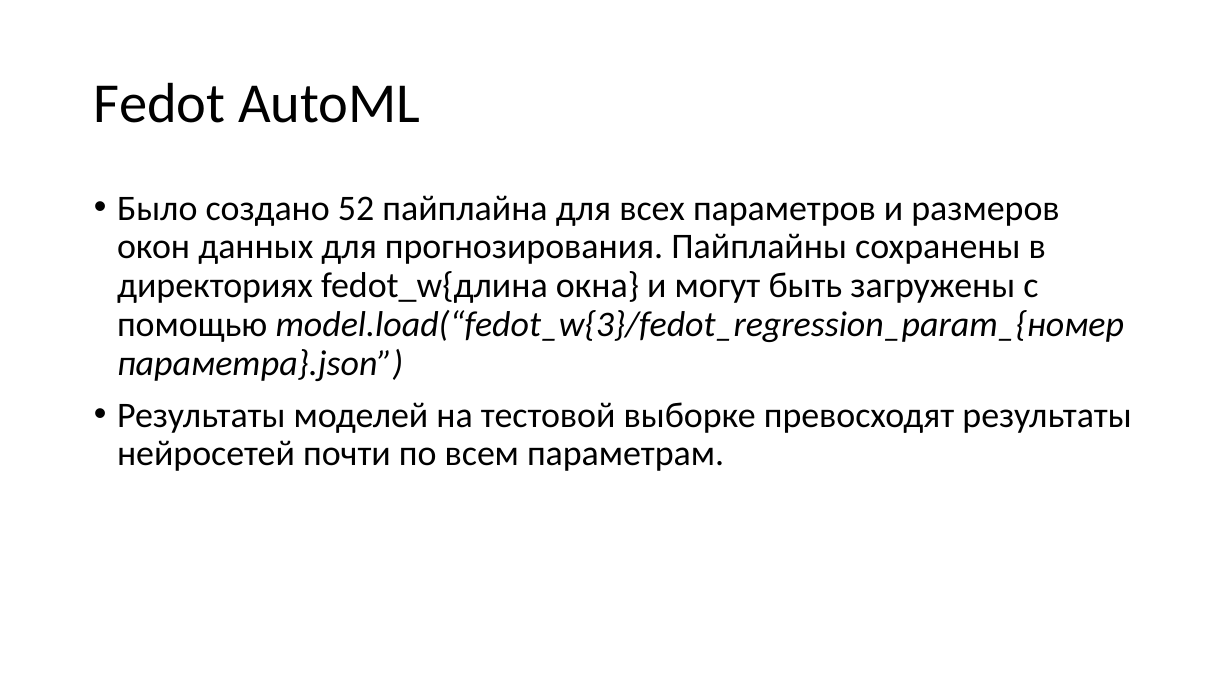
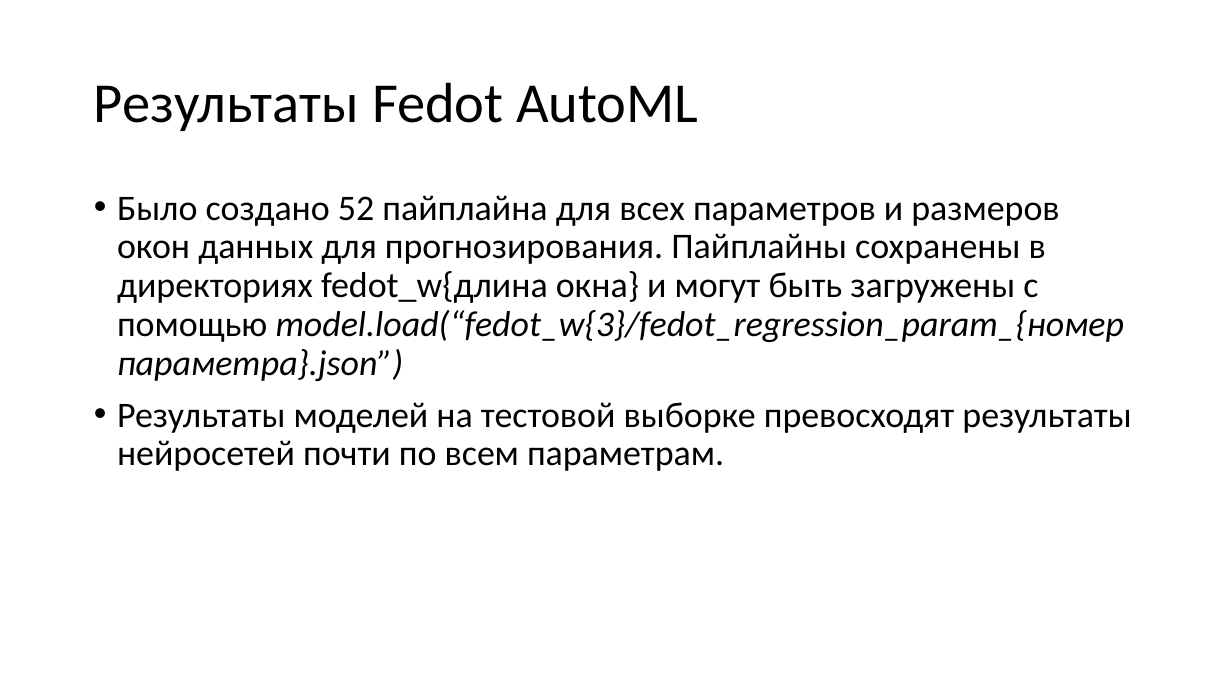
Before and after one commit to geniusserg/CovidPredict, a slide deck: slide 13 of docs/Отчет по НИР December.pptx (slide 9 before the commit). Drawn at 1232x693 pixels with LibreOffice and Linux fonts; fonts in the diff are those of the drawing. Boxes give left, top, right and bottom in pixels: in the first picture for what was removed or moved away, otherwise in the second. Text is boxed around its words. In the diff, an @@ line names an element or a change of style, - is before the commit and + after.

```diff
--- a/docs/Отчет по НИР December.pptx
+++ b/docs/Отчет по НИР December.pptx
@@ title at (94,82,698,131): text changed @@
-Fedot AutoML
+Результаты Fedot AutoML
```
Also in this commit, not shown: 3 other slides changed, 6 slides added, 2 slides removed, 6 other files.
